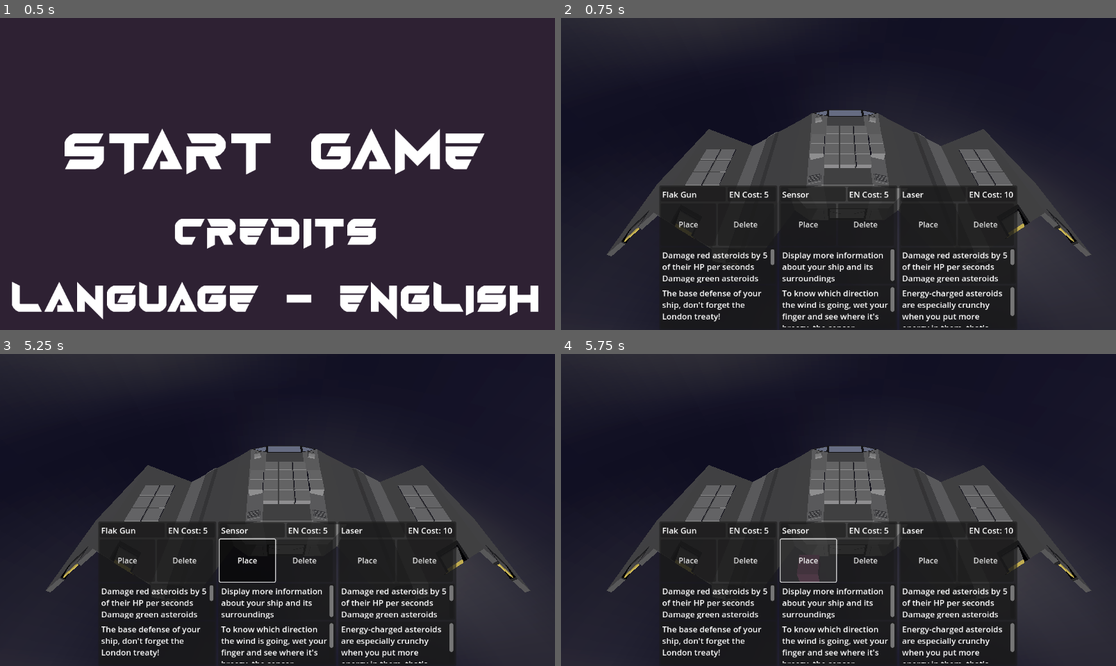
Above: before the commit, frames 1-4 (two rows, left to right).
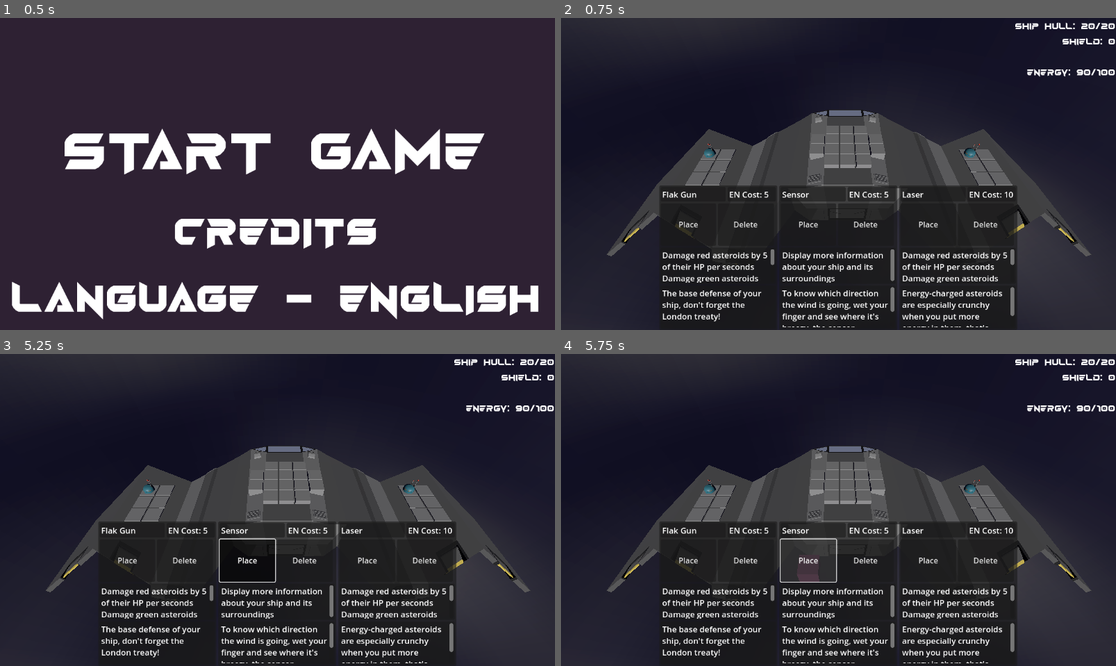
Above: after the commit, the same moments.

Repository: Xwilarg/LudumDare54
Game: Godot game, scene res://Scenes/TitleScreen.tscn
Same seed, same stepped clock (60 frames per second), same inputs: the game is played once before the commit and once after it. Video files are missing from this copy of the repository; at most half a second of black plays in their place.
Inputs (mouse positions are in pixels of both pictures, inside the frame that each line leads up to):
- Up to frame 1 (0.5 s): no input
- Up to frame 2 (0.75 s): tap Enter at 0.5 s; move the mouse to (960, 158) at 0.52 s; click (960, 158) at 0.67 s
- Up to frame 3 (5.25 s): click "Place" at 1.25 s; click "Place" at 2 s; click "Place" at 2.75 s; tap Space at 3.5, 5 s; move the mouse to (166, 525) at 3.52 s; click (166, 525) at 3.67 s; tap Enter at 4.25 s; move the mouse to (333, 441) at 4.27 s; click (333, 441) at 4.42 s; move the mouse to (249, 572) at 5.02 s; click (249, 572) at 5.17 s
- Up to frame 4 (5.75 s): no input

Frame 1 is identical in both runs. In frame 2, 0.7% of the frame differs, in the area x 25-100%, y 1-45%; in frame 3, 0.7%; in frame 4, 0.7%.
Error before the commit: Invalid call. Nonexistent function 'has' in base 'Nil'. (res://Scripts/GameManager.gd:43)
Error after the commit: Invalid call. Nonexistent function 'has' in base 'Nil'. (res://Scripts/GameManager.gd:50)

Commit message:
Add starting items

Diff:
--- a/Scenes/Spaceship.tscn
+++ b/Scenes/Spaceship.tscn
@@ -27,6 +27,7 @@
 raw_shape = "XX
 XX
 XX"
+startingHelp = true
 
 [node name="Grid3" type="Node3D" parent="."]
 transform = Transform3D(1, 0, 0, 0, 1, 0, 0, 0, 1, 4.55567, 0.409, -2.65167)
@@ -34,6 +35,7 @@
 raw_shape = "XX
 XX
 XX"
+startingHelp = true
 
 [node name="StaticBody3D" type="StaticBody3D" parent="."]
 transform = Transform3D(1, 0, 0, 0, 1, 0, 0, 0, 1, 0, -2.78701, 0)
--- a/Scripts/GameManager.gd
+++ b/Scripts/GameManager.gd
@@ -22,6 +22,13 @@
 func _init_cards():
 	for card in _deck.data:
 		_cards.append(Card.new(card))
+
+	for g in GridManager._grids:
+		if g.help_slot != null:
+			for c in _cards:
+				if c.name == "Sensor":
+					place_at_pos(g.help_slot, c)
+					break
 
 func subscribe_button(b: CardUI) -> void:
 	if len(_cards) == 0:
@@ -133,18 +140,22 @@
 		if len(result) > 0: # If we clicked on a slot...
 			var s: Slot = result.collider.get_node("..")
 			if s.grid.can_place(s, _selected_card):
-				var item = _selected_card.model.instantiate()
-				CardManager.register_item(ItemCard.new(_selected_card, item))
-				add_child(item)
-				var t = result.collider.global_position
-				item.global_position = Vector3(t.x, t.y + .5, t.z)
+				place_at_pos(result.collider.get_node(".."), _selected_card)
 				update_button(current_button, true)
-				s.grid.place(s, _selected_card, item)
-
 		# We unselect the card
 		hintObject.queue_free()
 		hintObject = null
 		_selected_card = null
+
+
+func place_at_pos(slot: Node3D, card: Card):
+	var item = card.model.instantiate()
+	CardManager.register_item(ItemCard.new(card, item))
+	add_child(item)
+	var t = slot.global_position
+	item.global_position = Vector3(t.x, t.y + .5, t.z)
+	slot.grid.place(slot, card, item)
+
 
 func verify_all_buttons():
 	var upgradeLevel = CardManager.sum(CardManager.get_effect("UPG")) + 1
--- a/Scripts/Grid.gd
+++ b/Scripts/Grid.gd
@@ -7,8 +7,11 @@
 # Elements already placed on the grid
 var elems: Dictionary
 
+@export var startingHelp: bool
+var help_slot: Node3D = null
+
 func _ready():
-	GridManager.register_grid(self)
+	GridManager.register_grid(self, startingHelp)
 
 func register_slot(pos: Vector2):
 	elems[pos] = null
--- a/Scripts/GridManager.gd
+++ b/Scripts/GridManager.gd
@@ -4,7 +4,7 @@
 var grid_prefab = preload("res://Scenes/Slot.tscn")
 const _space = .1
 
-func instanciate_slots(g: Grid):
+func instanciate_slots(g: Grid, get_help: bool):
 	var lines = g.raw_shape.replace("\r", "").split("\n")
 	var zLen = len(lines)
 	for z in range(zLen):
@@ -19,9 +19,12 @@
 				)
 				elem.pos = Vector2i(x, z)
 				elem.grid = g
+				if get_help:
+					get_help = false
+					g.help_slot = elem
 				g.register_slot(Vector2i(x, z))
 				g.add_child(elem)
 
-func register_grid(g: Grid):
+func register_grid(g: Grid, get_help: bool):
 	_grids.append(g)
-	instanciate_slots(g)
+	instanciate_slots(g, get_help)
